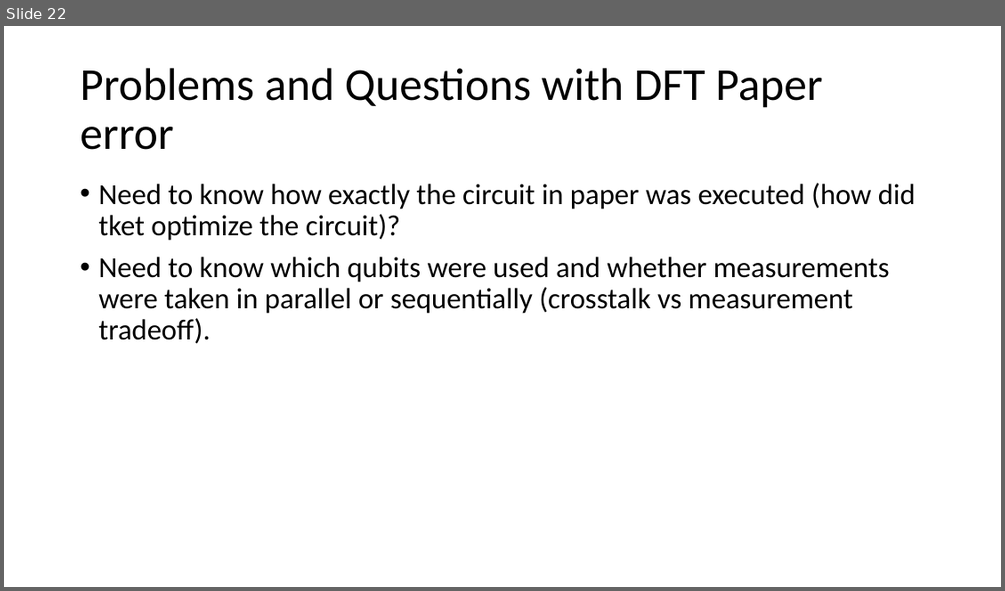
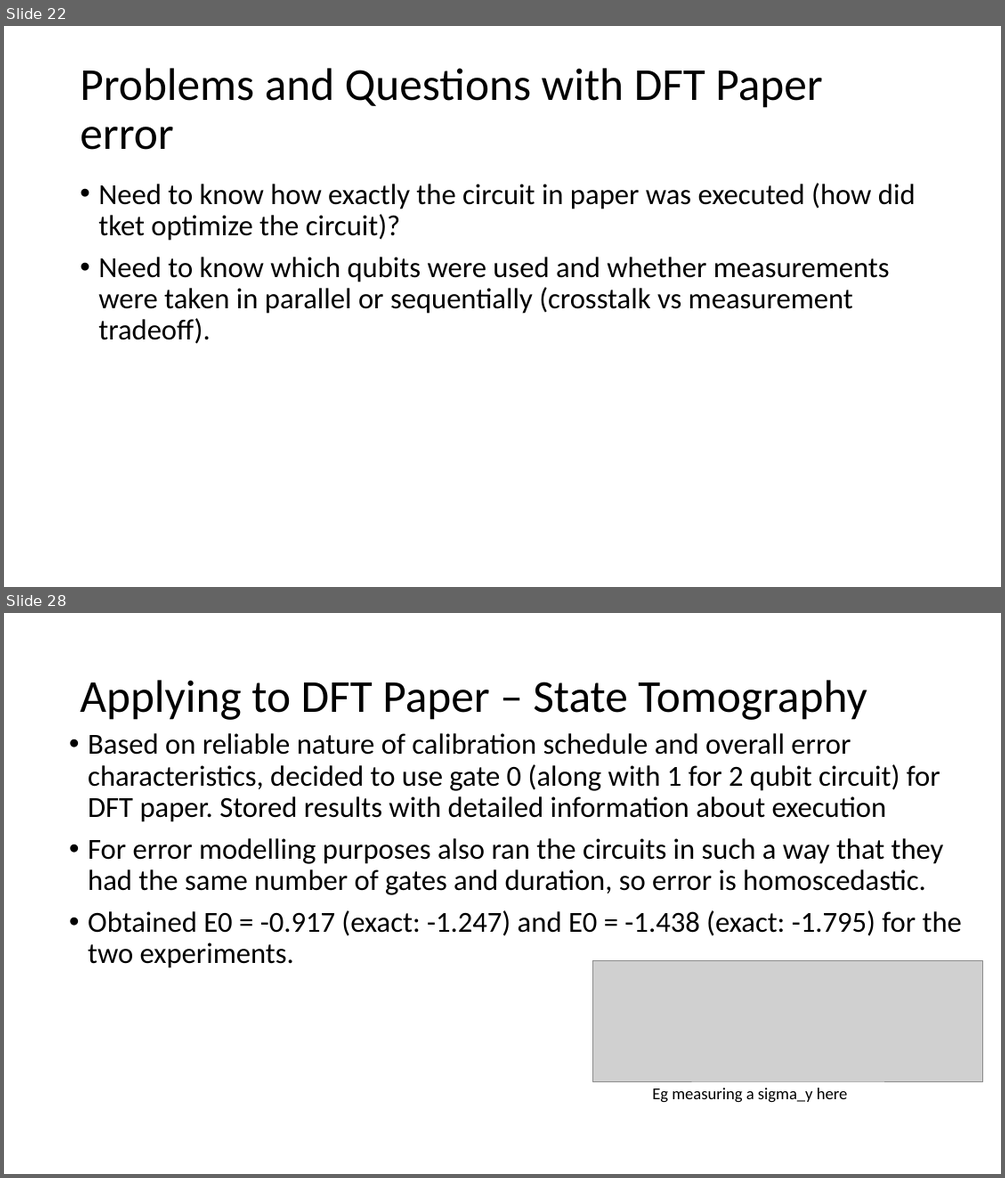
Before and after one commit to a-kapila/quantum-error, a slide deck: Annanay Project Summary.pptx. Shown one above the other, each under a label of ours: slide 22 before the commit, slides 22 and 28 after it; the slides between them are not shown. The pictures are 1005x591 and 1005x1178 pixels, drawn with LibreOffice and Linux fonts; fonts in the diff are those of the drawing; grey boxes stand for pictures. Boxes give left, top, right and bottom in pixels: in the first picture for what was removed or moved away, otherwise in the second. Text is boxed around its words. In the diff, an @@ line names an element or a change of style, - is before the commit and + after.

Commit message:
Week 3 work DMFT paper error analysis

```diff
--- a/Annanay Project Summary.pptx
+++ b/Annanay Project Summary.pptx
@@ slide 28 added at box(4, 613, 1001, 1174), background #FFFFFF @@
@@ title added at box(80, 680, 866, 720), 44 pt, text #000000 @@
+Applying to DFT Paper – State Tomography
@@ text added at box(88, 733, 962, 968), 28 pt, text #000000 @@
+• Based on reliable nature of calibration schedule and overall error characteristics, decided to use gate 0 (along with 1 for 2 qubit circuit) for DFT paper. Stored results with detailed information about execution
+• For error modelling purposes also ran the circuits in such a way that they had the same number of gates and duration, so error is homoscedastic.
+• Obtained E0 = -0.917 (exact: -1.247) and E0 = -1.438 (exact: -1.795) for the two experiments.
@@ picture added at box(593, 961, 983, 1081) @@
@@ text added at box(652, 1087, 848, 1103), 16 pt, text #000000 @@
+Eg measuring a sigma_y here
```
Also in this commit, not shown: 7 other slides added, 1 slide removed, 16 other files.
